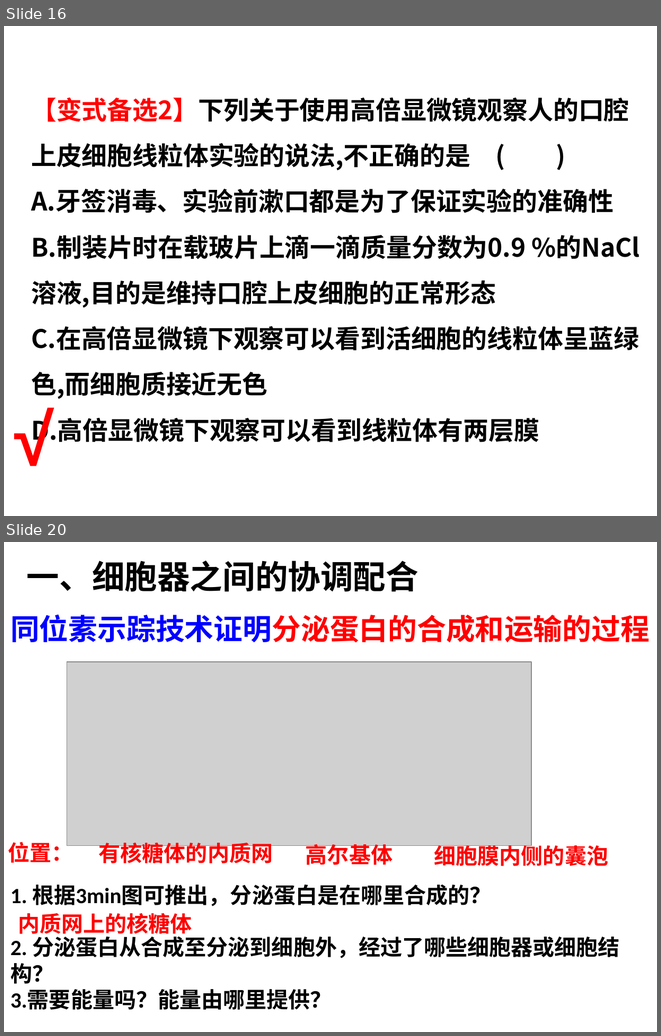
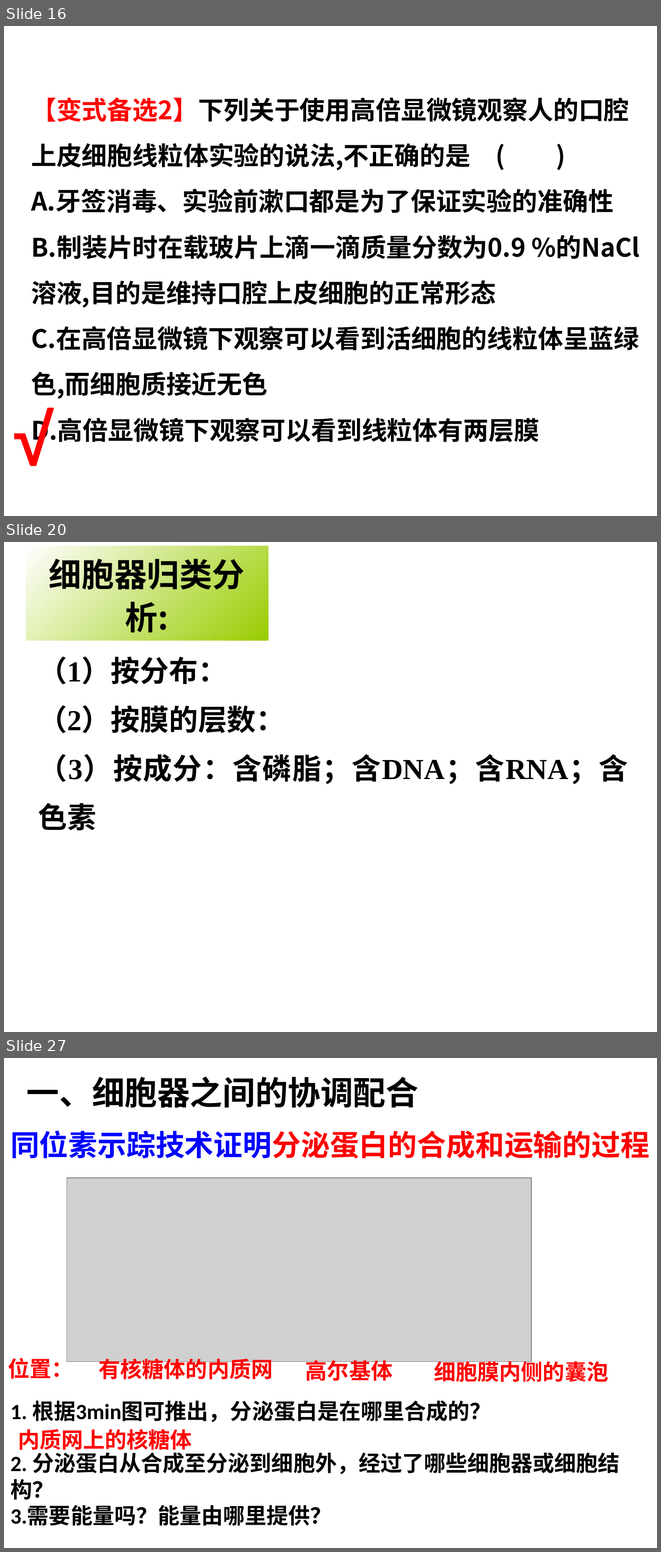
Before and after one commit to ZogeMung/class10, a slide deck: shengwu/rao3.2细胞器系统内的分工合作.ppt. Shown one above the other, each under a label of ours: slides 16 and 20 before the commit, slides 16, 20 and 27 after it; the slides between them are not shown. The pictures are 661x1036 and 661x1552 pixels, drawn with LibreOffice and Linux fonts; fonts in the diff are those of the drawing; grey boxes stand for pictures. Boxes give left, top, right and bottom in pixels: in the first picture for what was removed or moved away, otherwise in the second. Text is boxed around its words. In the diff, an @@ line names an element or a change of style, - is before the commit and + after.

```diff
--- a/shengwu/rao3.2细胞器系统内的分工合作.ppt
+++ b/shengwu/rao3.2细胞器系统内的分工合作.ppt
@@ slide 20 added at (4, 542, 657, 1032), background #FFFFFF @@
@@ rectangle added at (26, 546, 268, 641), fill gradient #FFFFFF to #99CC00, 36 pt, text #000000, bold @@
+细胞器归类分析:
@@ text added at (38, 656, 628, 830), 32 pt, text #000000, bold @@
+（1）按分布：
+（2）按膜的层数：
+（3）按成分：含磷脂；含DNA；含RNA；含色素
@@ what was slide 20 is now slide 27 @@
```
Also in this commit, not shown: 2 slides changed, 12 other slides added, 7 slides removed, 4 other files.
